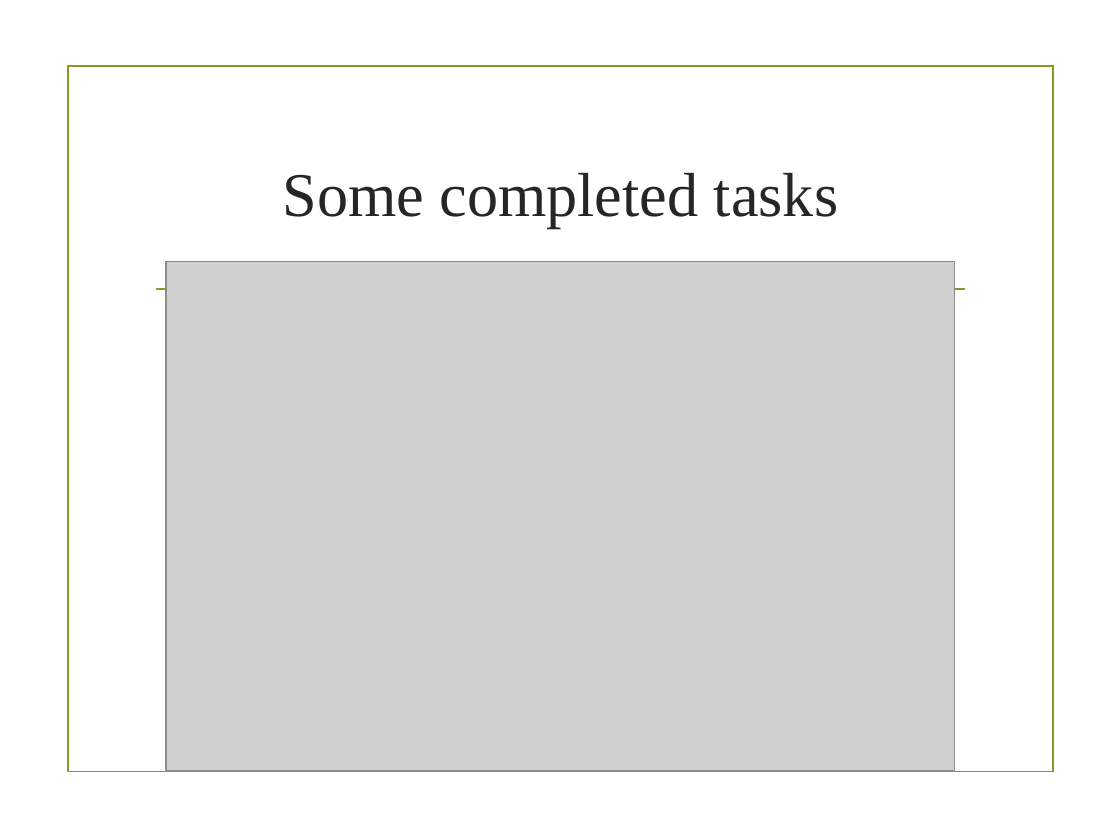
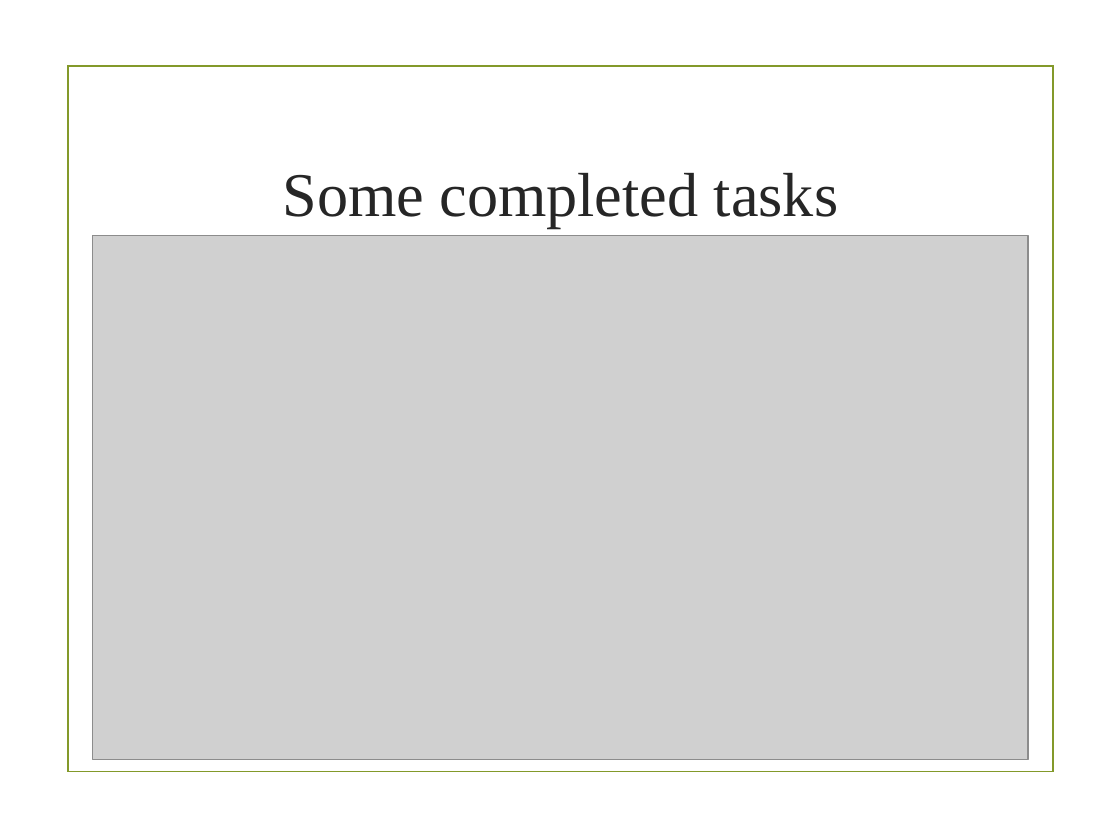
Before and after one commit to etopat/Smart_Task_Manager, a slide deck: slide 14 of Smart_Student_Task_Manager_Presentation.pptx (slide 12 before the commit). Drawn at 1120x840 pixels with LibreOffice and Linux fonts; fonts in the diff are those of the drawing; grey boxes stand for pictures; background and template pictures are left out. Boxes give left, top, right and bottom in pixels: in the first picture for what was removed or moved away, otherwise in the second. Text is boxed around its words. In the diff, an @@ line names an element or a change of style, - is before the commit and + after.

```diff
--- a/Smart_Student_Task_Manager_Presentation.pptx
+++ b/Smart_Student_Task_Manager_Presentation.pptx
@@ picture: place and size @@
-picture at bbox=[166, 262, 954, 771]
+picture at bbox=[93, 235, 1028, 759]
@@ line removed from (157, 289) to (964, 289) @@
```
Also in this commit, not shown: 7 other slides changed, 2 slides added.
